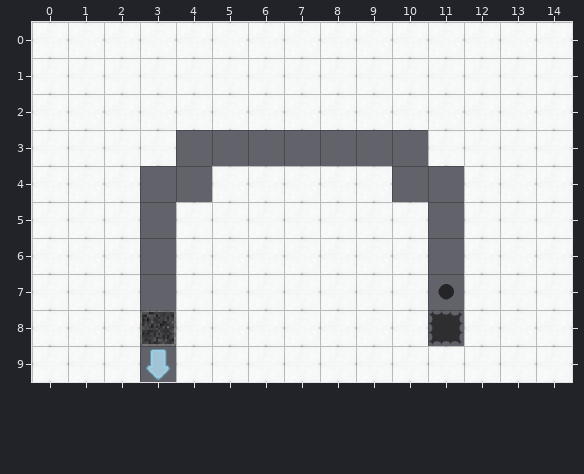
Tiled map (JSON), stored at levels/backforth.json. Above: the version before the commit.
Cells are 64x64 px. Shown: x 0..14, y 0..9.
And afterwards:
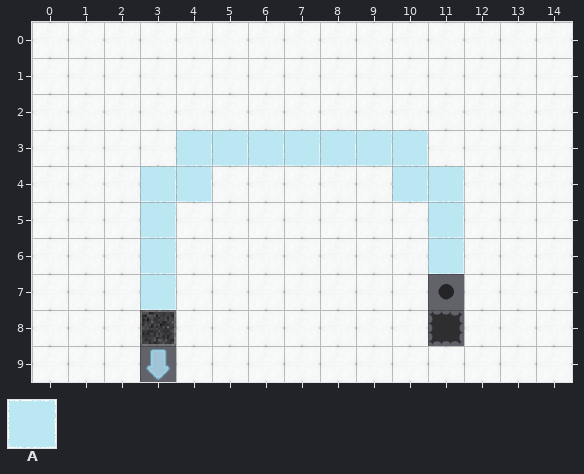
Key: from "tiles": A 15.
_ is an empty cell.
The exact change:
Layer "Arrows will block you as long":
Tile A is added in row 3 at x 4 to 10; in row 4 at x 3 to 4 and 10 to 11; in rows 5 to 6 at x 3 and 11; in row 7 at x 3.
Changed places in both pictures, as pixel boxes (x1, y1, x2, y2):
added: (140, 130, 464, 310)
